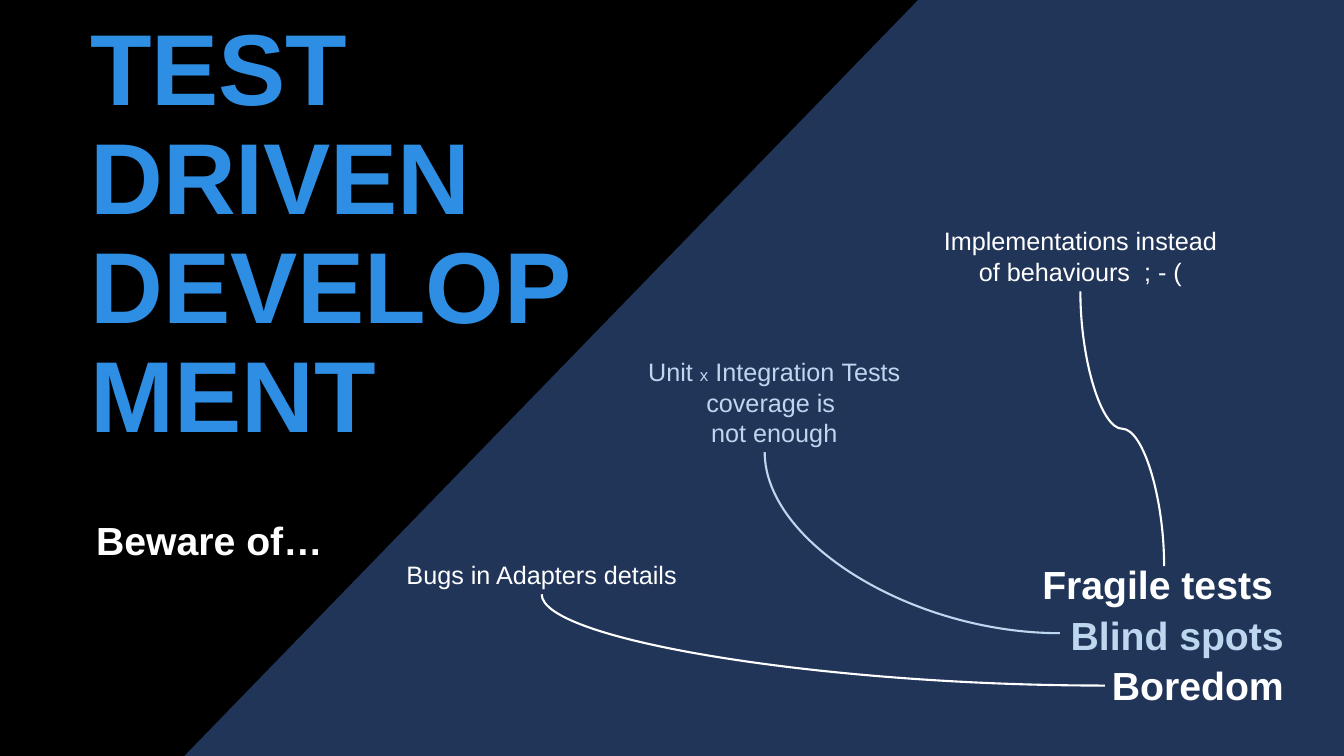
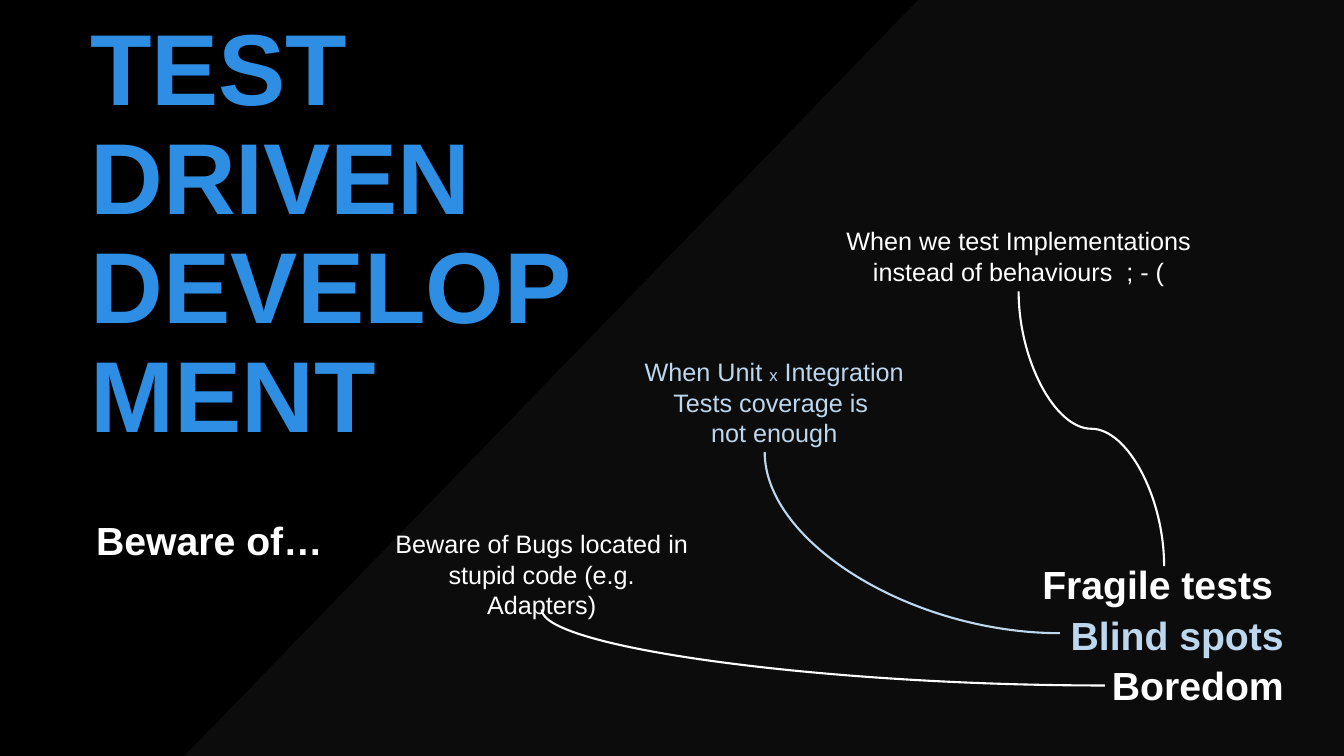
Before and after one commit to tpierrain/talk-outside-in-diamond-tdd, a slide deck: slide 5 of Outside-In-Diamond TDD.pptx (slide 4 before the commit). Drawn at 1344x756 pixels with LibreOffice and Linux fonts; fonts in the diff are those of the drawing; background and template pictures are left out; a plain dark background stands for a picture behind light text. Boxes give left, top, right and bottom in pixels: in the first picture for what was removed or moved away, otherwise in the second. Text is boxed around its words. In the diff, an @@ line names an element or a change of style, - is before the commit and + after.

Commit message:
Add fragile tests diagram

```diff
--- a/Outside-In-Diamond TDD.pptx
+++ b/Outside-In-Diamond TDD.pptx
@@ rectangle: place and size @@
-rectangle at (166, 0, 1344, 756)
+rectangle at (127, 0, 1344, 756)
@@ rectangle at (127, 0, 1344, 756): fill #203864 at 82% opacity to #000000 at 70% opacity; outline #325491 1 pt to none @@
@@ text at (846, 231, 1191, 282): text changed @@
-Implementations instead of behaviours ; - (
+When we test Implementations instead of behaviours ; - (
@@ curved line moved from (1081, 291) - (1165, 567) to (1019, 291) - (1165, 567) @@
@@ text at (645, 362, 904, 447): text changed @@
-Unit x Integration Tests coverage is
-not enough
+When Unit x Integration Tests coverage is
+not enough
@@ text at (395, 534, 688, 619): text changed @@
-Bugs in Adapters details
+Beware of Bugs located in stupid code (e.g. Adapters)
@@ curved line moved from (541, 595) - (1105, 686) to (541, 610) - (1105, 686) @@
```
Also in this commit, not shown: 1 other slide changed, 7 slides added.
